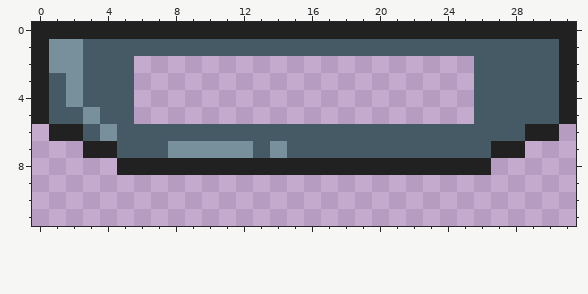
A pixel-art sprite gets an edit: Assets/Resource/Interactable/Emitter_EndPoint.png. Above is the file before it was changed.
The file is 32x32 pixels. Shown: x 0..31, y 0..11.
Now the later version:
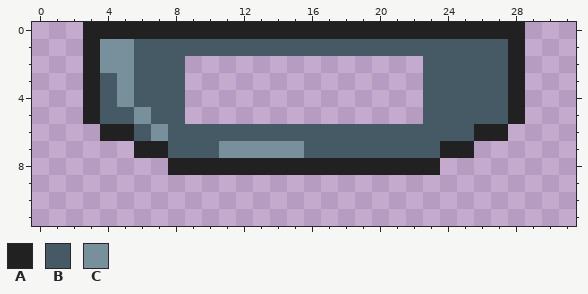
Palette (. is transparent): A #212121  B #455a64  C #78909c
Difference:
The author changed colour B to colour A in rows 1 to 4 at x 3 and 28; in row 5 at x 28; in row 6 at x 5 and 26 to 27; in row 7 at x 6 to 7 and 24 to 25.
The author changed colour C to colour A in row 5 at x 3; in row 6 at x 4.
Colour B now appears in rows 2 to 4 at x 6 to 8 and 23 to 25; in row 5 at x 7 to 8 and 23 to 25.
The author changed colour C to colour B in row 7 at x 8 to 10.
Colour C now appears in row 5 at x 6.
The author changed colour B to colour C in rows 1 to 2 at x 4 to 5; in rows 3 to 4 at x 5; in row 6 at x 7; in row 7 at x 13 and 15.
The author cleared colour A in row 0 at x 0 to 2 and 29 to 31; in rows 1 to 5 at x 0 and 31; in row 6 at x 1 to 2 and 29 to 30; in row 7 at x 3 to 4 and 27 to 28; in row 8 at x 5 to 7 and 24 to 26.
The author cleared colour B in rows 1 to 2 at x 29 to 30; in rows 3 to 4 at x 1 and 29 to 30; in row 5 at x 1 to 2 and 29 to 30; in row 6 at x 3 and 28; in row 7 at x 5 and 26.
The author cleared colour C in rows 1 to 2 at x 1 to 2; in rows 3 to 4 at x 2.
